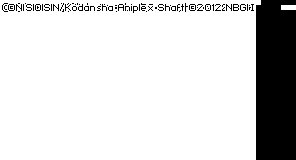
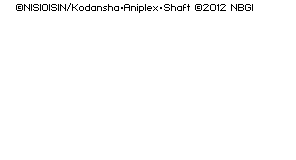
Layer changes from the first 296px x 160px image to the second:
painted on "©NISIOISIN/Kodansha・Aniplex・Shaft ©2012 NBGI" over [8, 3, 252, 13]
hid "Layer 0" over [2, 0, 296, 160]
